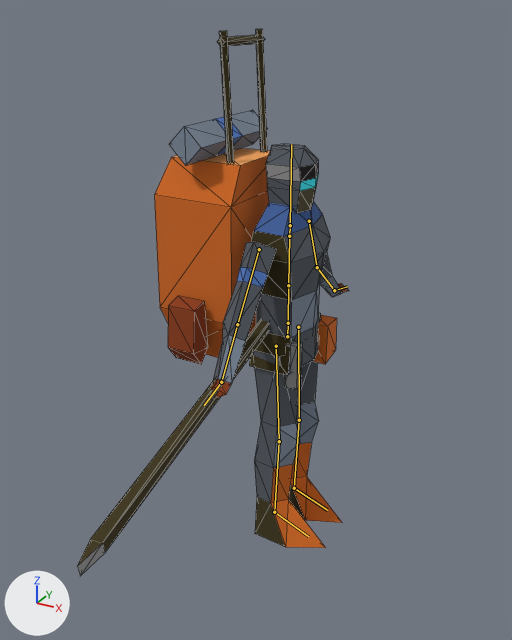
What one commit did to the Blender file art/models/units/crew.fremen.blend.
Before and after are seen from a 50 mm lens placed at (0.534, -1.095, 0.991), pointed at (0.021, -0.162, 0.524). The axes (+X, +Y, +Z) are drawn at lower left. The lights are the same throughout. The picture after the commit comes second. The bones that bend it are drawn over the model as lines. Mesh edges are drawn as thin lines.

Objects in the first picture: 'body', 'weapons0'.
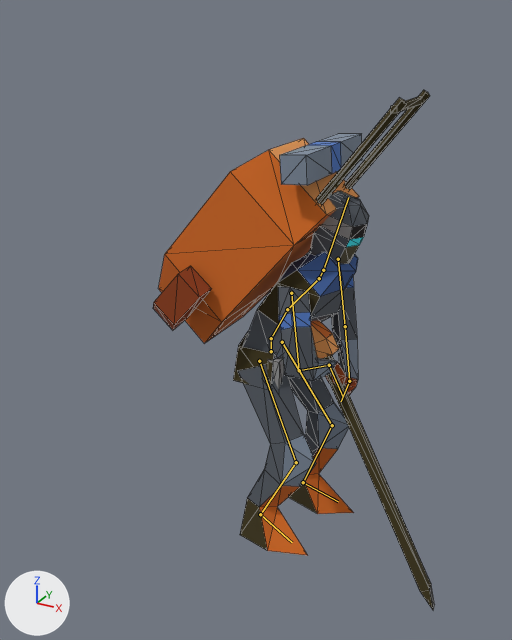
The newer file adds an action. The first version stands in its rest pose; the second is drawn at frame 1 of the action 'idle'.

Changed parts and their boxes [x1, y1, x2, y2] in the pictures (512 x 640 px):
'body', posed (42% wider, 10% shorter)
    before: [154, 29, 349, 548]
    after: [153, 90, 430, 555]
'weapons0', posed
    before: [77, 320, 269, 576]
    after: [311, 320, 435, 610]
bone 'hips', root to tip
    before: (287, 336) to (288, 323)
    after: (271, 351) to (271, 338)
bone 'spine', root to tip
    before: (288, 323) to (288, 285)
    after: (271, 338) to (287, 309)
bone 'chest', root to tip
    before: (288, 285) to (289, 236)
    after: (287, 309) to (319, 278)
bone 'neck', root to tip
    before: (289, 236) to (290, 225)
    after: (319, 278) to (323, 270)
bone 'head', root to tip
    before: (290, 225) to (291, 144)
    after: (323, 270) to (348, 197)
bone 'upper_arm.L', root to tip
    before: (309, 221) to (317, 267)
    after: (338, 259) to (345, 326)
bone 'forearm.L', root to tip
    before: (317, 267) to (334, 290)
    after: (345, 326) to (349, 381)
bone 'hand.L', root to tip
    before: (334, 290) to (347, 286)
    after: (349, 381) to (341, 401)
bone 'upper_arm.R', root to tip
    before: (259, 249) to (237, 324)
    after: (291, 293) to (299, 370)
bone 'forearm.R', root to tip
    before: (237, 324) to (221, 382)
    after: (299, 370) to (329, 365)
bone 'hand.R', root to tip
    before: (221, 382) to (204, 405)
    after: (329, 365) to (343, 397)
bone 'thigh.L', root to tip
    before: (298, 327) to (299, 420)
    after: (282, 342) to (332, 425)
bone 'shin.L', root to tip
    before: (299, 420) to (294, 488)
    after: (332, 425) to (303, 482)
bone 'foot.L', root to tip
    before: (294, 488) to (327, 510)
    after: (303, 482) to (338, 501)
bone 'thigh.R', root to tip
    before: (276, 346) to (279, 441)
    after: (259, 361) to (296, 462)
bone 'shin.R', root to tip
    before: (279, 441) to (274, 512)
    after: (296, 462) to (260, 514)
bone 'foot.R', root to tip
    before: (274, 512) to (308, 536)
    after: (260, 514) to (292, 542)

The edits, one by one:
Bone 'hips' (bone_hips) moves from (0.0, 0.0, 0.0) to (-0.035, -0.04, 0.0).
Bone 'spine' (bone_spine) turns from (0, 0, 0) to (0, 0, -27) degrees about its own x, y and z.
Bone 'chest' (bone_chest) turns from (0, 0, 0) to (0, 0, -14) degrees about its own x, y and z.
Bone 'neck' (bone_neck) turns from (0, 0, 0) to (0, 0, 16) degrees about its own x, y and z.
Bone 'head' (bone_head) turns from (0, 0, 0) to (0, 0, 8) degrees about its own x, y and z.
Bone 'upper_arm.L' (bone_upper_arm_l) turns from (0, 0, 0) to (-43, -26, -60) degrees about its own x, y and z.
Bone 'forearm.L' (bone_forearm_l) turns from (0, 0, 0) to (-21, 1, 7) degrees about its own x, y and z.
Bone 'hand.L' (bone_hand_l) turns from (0, 0, 0) to (-82, -8, -9) degrees about its own x, y and z.
Bone 'upper_arm.R' (bone_upper_arm_r) turns from (0, 0, 0) to (-11, 3, -57) degrees about its own x, y and z.
Bone 'forearm.R' (bone_forearm_r) turns from (0, 0, 0) to (107, 6, 9) degrees about its own x, y and z.
Bone 'hand.R' (bone_hand_r) turns from (0, 0, 0) to (-34, -5, -22) degrees about its own x, y and z.
Bone 'thigh.L' (bone_thigh_l) turns from (0, 0, 0) to (8, 2, -28) degrees about its own x, y and z.
Bone 'shin.L' (bone_shin_l) turns from (0, 0, 0) to (-4, 2, 47) degrees about its own x, y and z.
Bone 'foot.L' (bone_foot_l) turns from (0, 0, 0) to (19, 0, -2) degrees about its own x, y and z.
Bone 'thigh.R' (bone_thigh_r) turns from (0, 0, 0) to (-6, -1, -25) degrees about its own x, y and z.
Bone 'shin.R' (bone_shin_r) turns from (0, 0, 0) to (8, -4, 48) degrees about its own x, y and z.
Bone 'foot.R' (bone_foot_r) turns from (0, 0, 0) to (21, 3, -14) degrees about its own x, y and z.
